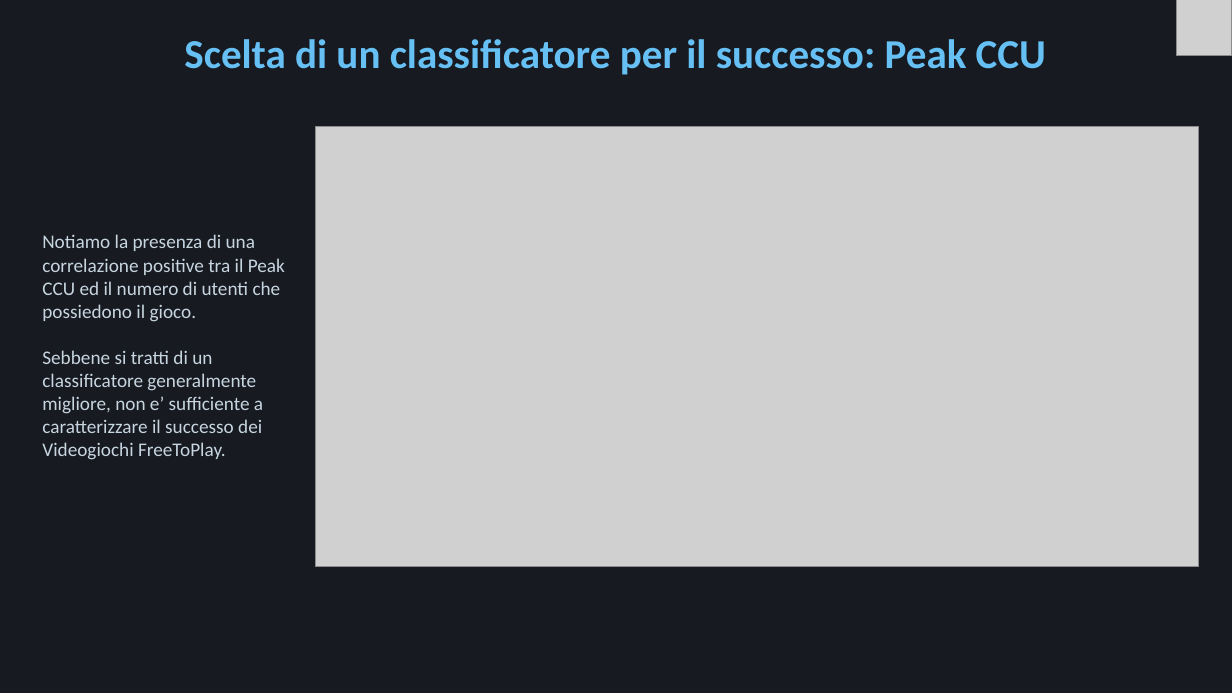
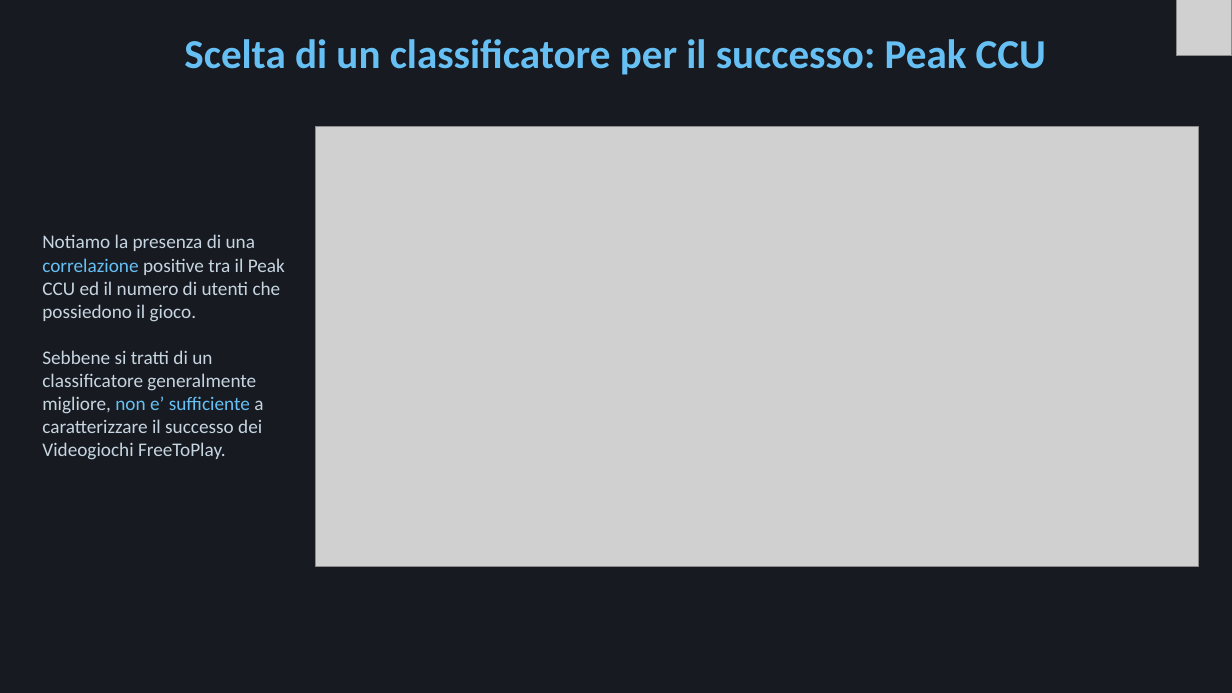
Before and after one commit to Mora11231/VisualizzazioneScientifica, a slide deck: slide 17 of Steam.pptx. Drawn at 1232x693 pixels with LibreOffice and Linux fonts; fonts in the diff are those of the drawing; grey boxes stand for pictures. Boxes give left, top, right and bottom in pixels: in the first picture for what was removed or moved away, otherwise in the second. Text is boxed around its words. In the diff, an @@ line names an element or a change of style, - is before the commit and + after.

```diff
--- a/Steam.pptx
+++ b/Steam.pptx
@@ text "Notiamo la presenza di una ..." at [42,234,285,460]: text colour #C7D5E0 to #66C0F4 in "correlazione", "non e’ sufficiente" @@
```
Also in this commit, not shown: 12 other slides changed, 1 slide added, 1 slide removed, 4 other files.
